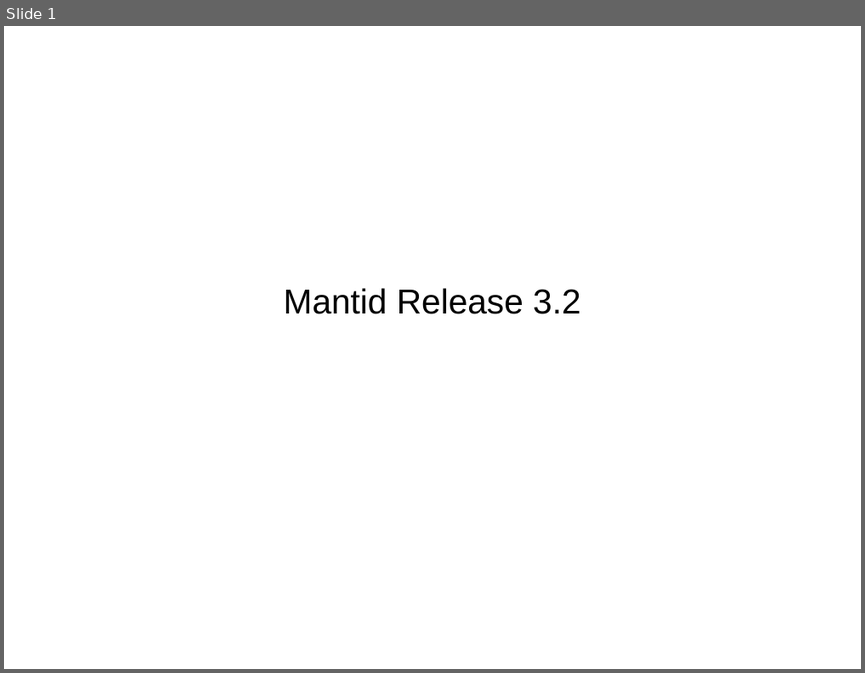
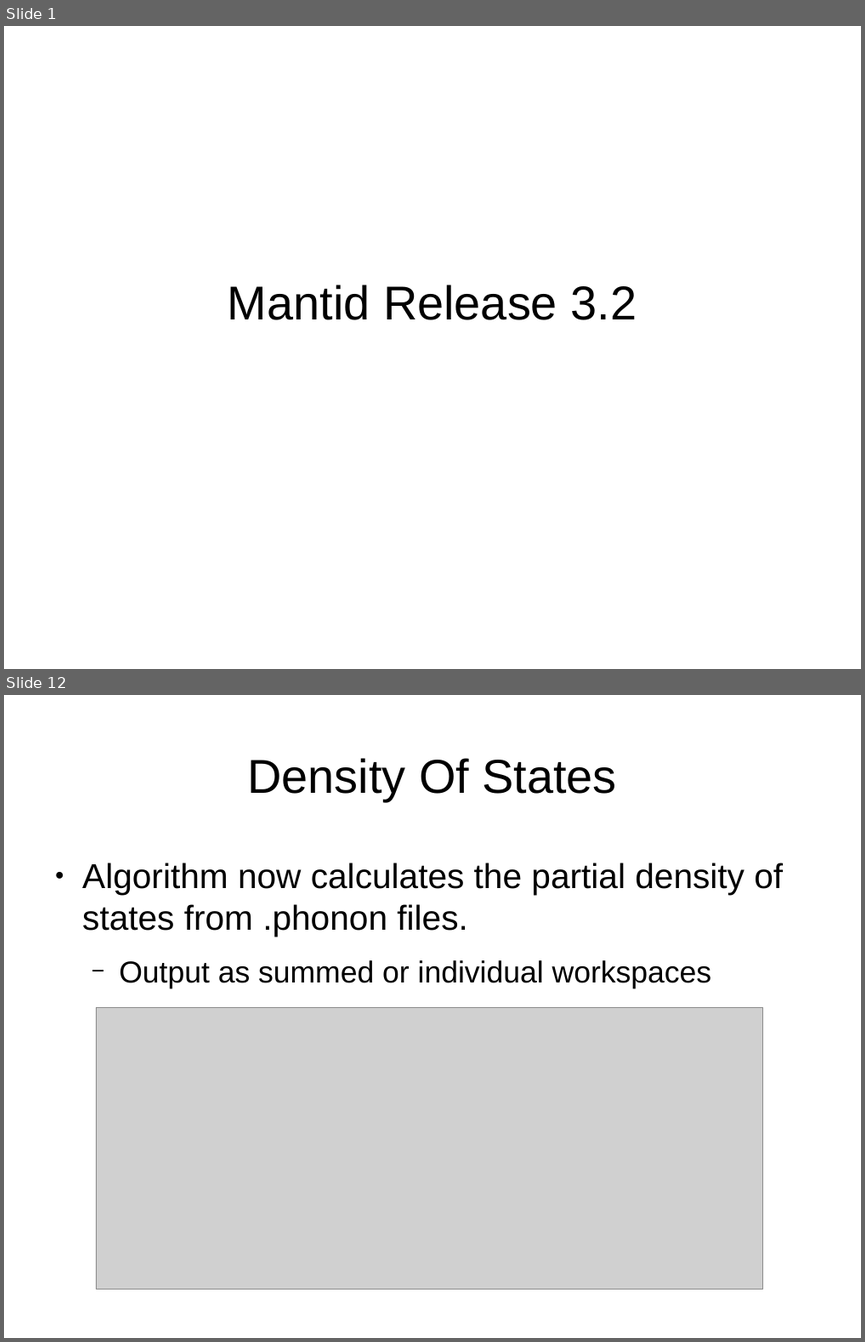
Before and after one commit to samueljackson92/documents, a slide deck: RAL/msg_presentation.odp. Shown one above the other, each under a label of ours: slide 1 before the commit, slides 1 and 12 after it; the slides between them are not shown. The pictures are 865x673 and 865x1342 pixels, drawn with LibreOffice and Linux fonts; fonts in the diff are those of the drawing; grey boxes stand for pictures. Boxes give left, top, right and bottom in pixels: in the first picture for what was removed or moved away, otherwise in the second. Text is boxed around its words. In the diff, an @@ line names an element or a change of style, - is before the commit and + after.

```diff
--- a/RAL/msg_presentation.odp
+++ b/RAL/msg_presentation.odp
@@ slide 12 added at [4,695,861,1338], background #FFFFFF @@
@@ title added at [247,758,616,801], 44 pt, text #000000 @@
+Density Of States
@@ text added at [82,862,783,988], 32 pt, text #000000 @@
+● Algorithm now calculates the partial density of states from .phonon files.
+  − Output as summed or individual workspaces
@@ picture added at [96,1008,763,1289] @@
@@ slide 1 changed as well @@
@@ subtitle "Mantid Release 3.2" at [228,284,636,320]: size 32 to 44 pt @@
```
Also in this commit, not shown: 13 other slides added, 2 slides removed.
